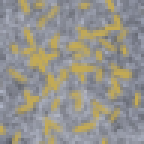
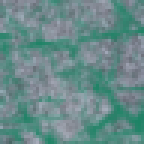
The second 144px x 144px image is a revision of the first. Changes to its layers:
added layer "Layer" above "New Layer#3" over box(0, 0, 144, 144)
hid "New Layer#3" over box(0, 0, 144, 144)
